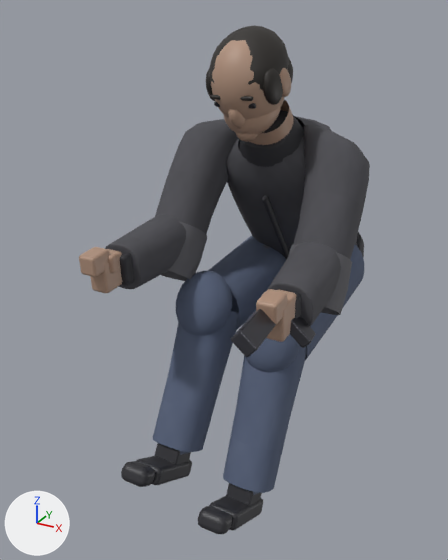
The Blender file game/ArtSources/player/source.blend as it was, and as the next commit left it.
The view is the same before and after, from a 50 mm lens placed at (0.676, -1.793, 2.489), pointed at (-0.064, -0.447, 1.816). The lights are fixed; the arrows at lower left show +X, +Y and +Z. The picture after the commit comes second. Both versions are drawn at frame 204 of the action 'pivot_spineAction'; the numbers are the values there.

Objects in the first picture: 'fore_l', 'fore_r', 'hair_cap', 'head', 'jkt_collar', 'jkt_torso', 'kneepad_l', 'shin_l', 'shin_r', 'sleeve_l', 'sleeve_r', 'thigh_l' and 31 more.
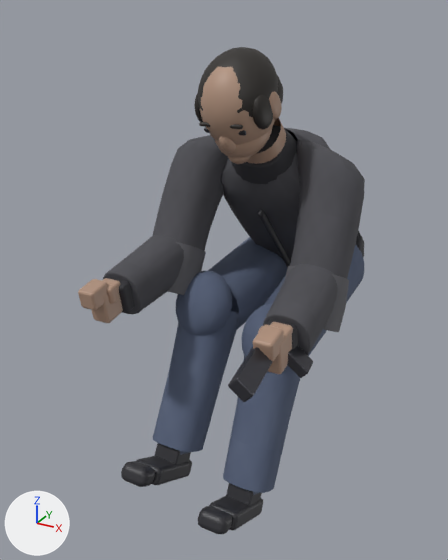
ob_pivot_spine is not drawn itself; it is the parent of ob_pivot_head, ob_pivot_shoulder_l, ob_pivot_shoulder_r, ob_jkt_torso, ob_jkt_yoke, ob_jkt_hem, ob_jkt_collar, ob_jkt_placket.

What differs and where, as boxes [x1, y1, x2, y2] in the pictures (448 x 560 px):
'sleeve_r', turned
    before: [293, 125, 370, 259]
    after: [290, 140, 365, 279]
'jkt_torso', turned
    before: [226, 116, 357, 256]
    after: [221, 128, 357, 262]
'sleeve_l', turned
    before: [155, 119, 240, 234]
    after: [152, 135, 228, 251]
'fore_r', turned
    before: [267, 242, 341, 327]
    after: [263, 264, 338, 355]
'fore_l', turned
    before: [105, 214, 186, 289]
    after: [103, 234, 184, 314]
'head', turned
    before: [211, 40, 285, 120]
    after: [200, 67, 275, 145]
'hair_cap', turned
    before: [209, 25, 289, 90]
    after: [197, 47, 278, 117]
'jkt_collar', turned
    before: [239, 110, 304, 167]
    after: [233, 125, 297, 184]
'pistol_slide', turned
    before: [231, 309, 276, 357]
    after: [228, 347, 273, 402]
'fold_l', turned
    before: [161, 222, 207, 281]
    after: [150, 237, 206, 295]
'fingers_r', turned
    before: [256, 289, 287, 325]
    after: [253, 325, 284, 361]
'fingers_l', turned
    before: [79, 247, 109, 277]
    after: [78, 279, 108, 310]
'jaw', turned
    before: [223, 107, 280, 134]
    after: [215, 128, 272, 158]
'palm_l', turned
    before: [90, 249, 122, 293]
    after: [92, 278, 123, 323]
'fold_r', turned
    before: [289, 244, 352, 315]
    after: [285, 266, 349, 332]
'palm_r', turned
    before: [266, 290, 296, 342]
    after: [268, 322, 293, 374]
'temple_hair_r', turned
    before: [263, 68, 283, 105]
    after: [252, 95, 273, 129]
'neck', turned
    before: [249, 100, 293, 145]
    after: [247, 118, 286, 164]
'pistol_grip', turned
    before: [290, 316, 316, 348]
    after: [287, 346, 313, 378]
'cuff_l', turned
    before: [111, 249, 134, 286]
    after: [109, 277, 135, 313]
'jkt_placket', turned
    before: [262, 195, 289, 260]
    after: [258, 210, 291, 268]
'ear_r', turned
    before: [280, 68, 291, 97]
    after: [269, 91, 282, 119]
'nose', turned
    before: [228, 109, 245, 128]
    after: [219, 136, 236, 153]
'cuff_r', turned (mostly hidden)
    before: [273, 288, 301, 318]
    after: [266, 319, 298, 349]
'thumb_l', turned
    before: [108, 253, 119, 273]
    after: [107, 284, 118, 304]
'chin', turned
    before: [236, 133, 258, 142]
    after: [228, 156, 251, 164]
'temple_hair_l', turned (mostly hidden)
    before: [206, 69, 215, 101]
    after: [194, 95, 203, 122]
'hair_back', turned (mostly hidden)
    before: [288, 57, 293, 83]
    after: [277, 75, 283, 104]
'jkt_hem', turned (mostly hidden)
    before: [356, 232, 364, 257]
    after: [356, 231, 364, 257]
'brow_r', turned
    before: [240, 96, 253, 101]
    after: [230, 124, 243, 129]
'brow_l', turned
    before: [210, 95, 221, 100]
    after: [199, 122, 210, 127]
'eye_r', turned
    before: [248, 103, 256, 109]
    after: [238, 130, 246, 136]
'jkt_yoke', turned (mostly hidden)
    before: [238, 136, 304, 149]
    after: [232, 152, 297, 165]
'eye_l', turned
    before: [214, 101, 220, 107]
    after: [204, 127, 210, 133]
'jkt_pocket_l', turned (not visible afterwards)
    before: [263, 245, 270, 248]

The change, as a diff of the scene's bpy script:
```diff
--- a/game/ArtSources/player/source.blend.py
+++ b/game/ArtSources/player/source.blend.py
@@ ob_pivot_spine @@
 ob_pivot_spine.location = (0.0, 0.0, 1.0)
-ob_pivot_spine.rotation_euler = (-0.66, 0.0, 0.0)  # degrees (-38, 0, 0)
+ob_pivot_spine.rotation_euler = (-0.76, 0.0, 0.0)  # degrees (-44, 0, 0)
```
